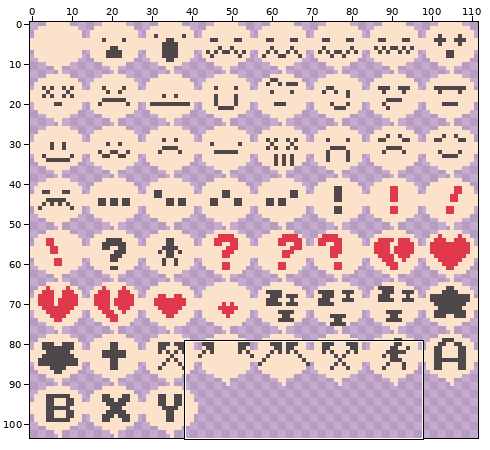
One commit to this sprite sheet: project/assets/NinjaAdventure/Emote/emote_all_anim.png. The picture above shows the old version from afar; the outline marks the close-up.
Close-up. Before the commit:
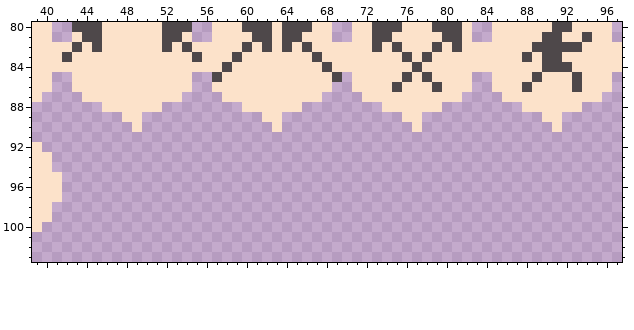
The file is 112x104 pixels. Shown: x 39..97, y 80..103.
The same view after the edit:
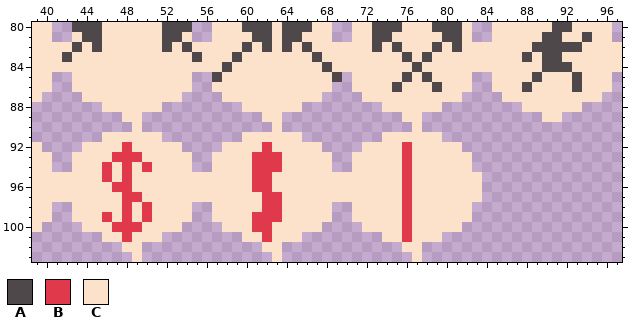
Palette (. is transparent): A #4e484a  B #e0394c  C #fce2ca
Diff:
y 90: x 91 C -> .
y 91: x 46..51 ...... -> CCCCCC; x 60..65 ...... -> CCCCCC; x 74..79 ...... -> CCCCCC
y 92: x 44..53 .......... -> CCCCBCCCCC; x 58..67 .......... -> CCCCBCCCCC; x 72..81 .......... -> CCCCBCCCCC
y 93: x 43..54 ............ -> CCCCBBBCCCCC; x 57..68 ............ -> CCCCBBBCCCCC; x 71..82 ............ -> CCCCCBCCCCCC
y 94: x 43..54 ............ -> CCCBCBCBCCCC; x 57..68 ............ -> CCCCBBBCCCCC; x 71..82 ............ -> CCCCCBCCCCCC
y 95: x 42..83 .......................................... -> CCCCBCBCCCCCCCCCCCCBBCCCCCCCCCCCCCBCCCCCCC
y 96: x 42..83 .......................................... -> CCCCCBBCCCCCCCCCCCCBBCCCCCCCCCCCCCBCCCCCCC
y 97: x 42..83 .......................................... -> CCCCCCBBCCCCCCCCCCCCBBCCCCCCCCCCCCBCCCCCCC
y 98: x 43..54 ............ -> CCCCCBCBCCCC; x 57..68 ............ -> CCCCCBBCCCCC; x 71..82 ............ -> CCCCCBCCCCCC
y 99: x 43..54 ............ -> CCCBCBCBCCCC; x 57..68 ............ -> CCCCBBBCCCCC; x 71..82 ............ -> CCCCCBCCCCCC
y 100: x 44..53 .......... -> CCCBBBCCCC; x 58..67 .......... -> CCCBBCCCCC; x 72..81 .......... -> CCCCBCCCCC
y 101: x 46..51 ...... -> CCBCCC; x 60..65 ...... -> CCBCCC; x 74..79 ...... -> CCBCCC
y 102: x 48..49 .. -> CC; x 62..63 .. -> CC; x 76..77 .. -> CC
y 103: x 49 . -> C; x 63 . -> C; x 77 . -> C
Pixel boxes of the changes (left, top, right, bottom) in both close-ups:
erased: (552, 122, 562, 132)
added: (62, 132, 482, 262)
